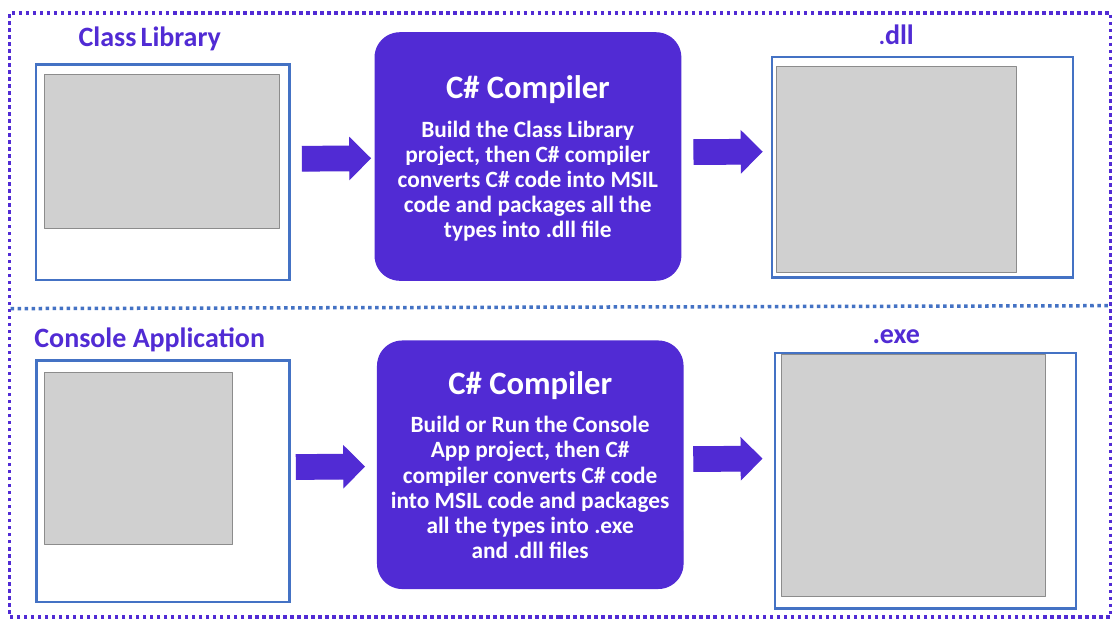
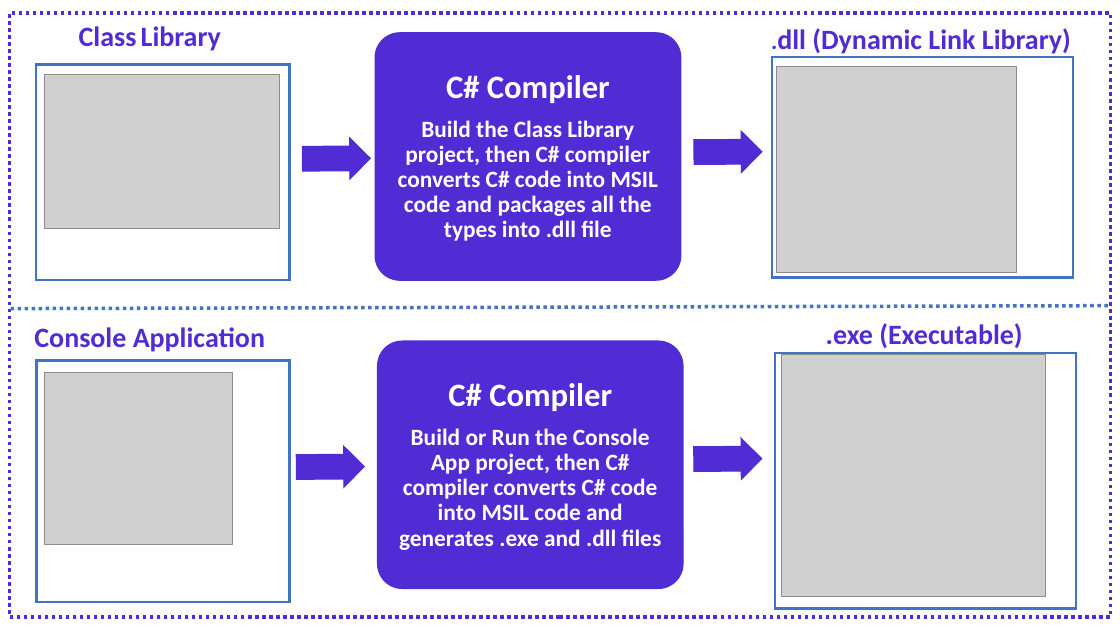
Before and after one commit to NaveenChittimalla/C-Sharp-Fundamentals, a slide deck: slide 23 of docs/C Sharp Programming Language - Fundaments.pptx (slide 24 before the commit). Drawn at 1120x630 pixels with LibreOffice and Linux fonts; fonts in the diff are those of the drawing; grey boxes stand for pictures. Boxes give left, top, right and bottom in pixels: in the first picture for what was removed or moved away, otherwise in the second. Text is boxed around its words. In the diff, an @@ line names an element or a change of style, - is before the commit and + after.

```diff
--- a/docs/C Sharp Programming Language - Fundaments.pptx
+++ b/docs/C Sharp Programming Language - Fundaments.pptx
@@ text at [777,28,1071,54]: text changed @@
-.dll
+.dll (Dynamic Link Library)
@@ text at [826,323,1022,348]: text changed @@
-.exe
+.exe (Executable)
@@ text at [399,428,662,550]: text changed @@
-Build or Run the Console App project, then C# compiler converts C# code into MSIL code and packages all the types into .exe and .dll files
+Build or Run the Console App project, then C# compiler converts C# code into MSIL code and generates .exe and .dll files
```
Also in this commit, not shown: 1 other slide changed, 1 other file.
